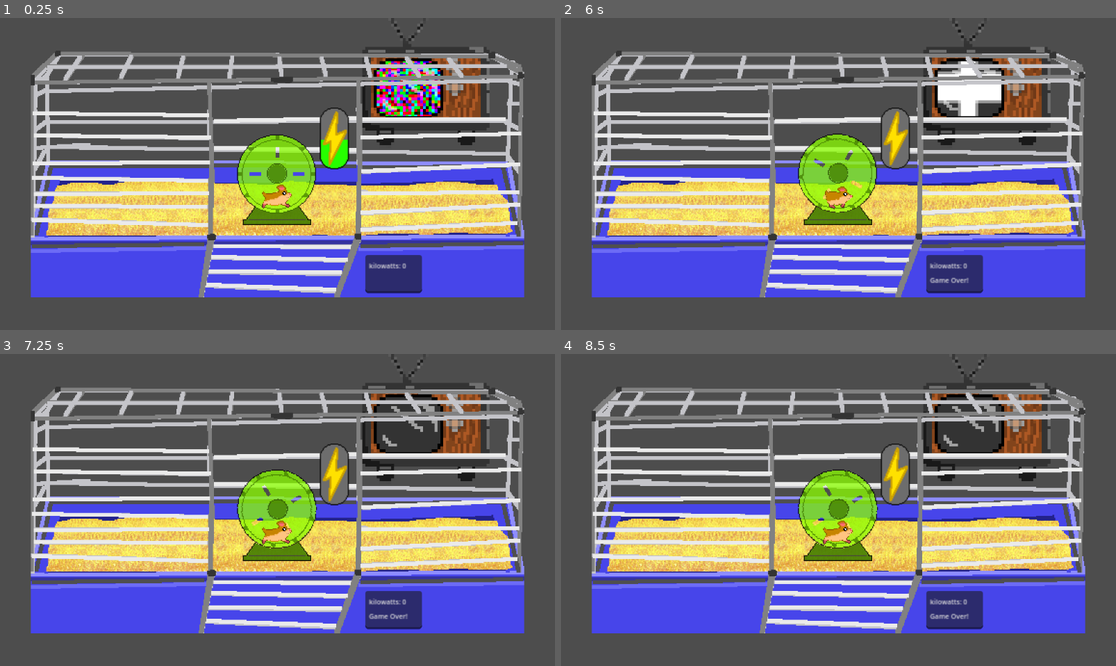
Above: before the commit, frames 1-4 (two rows, left to right).
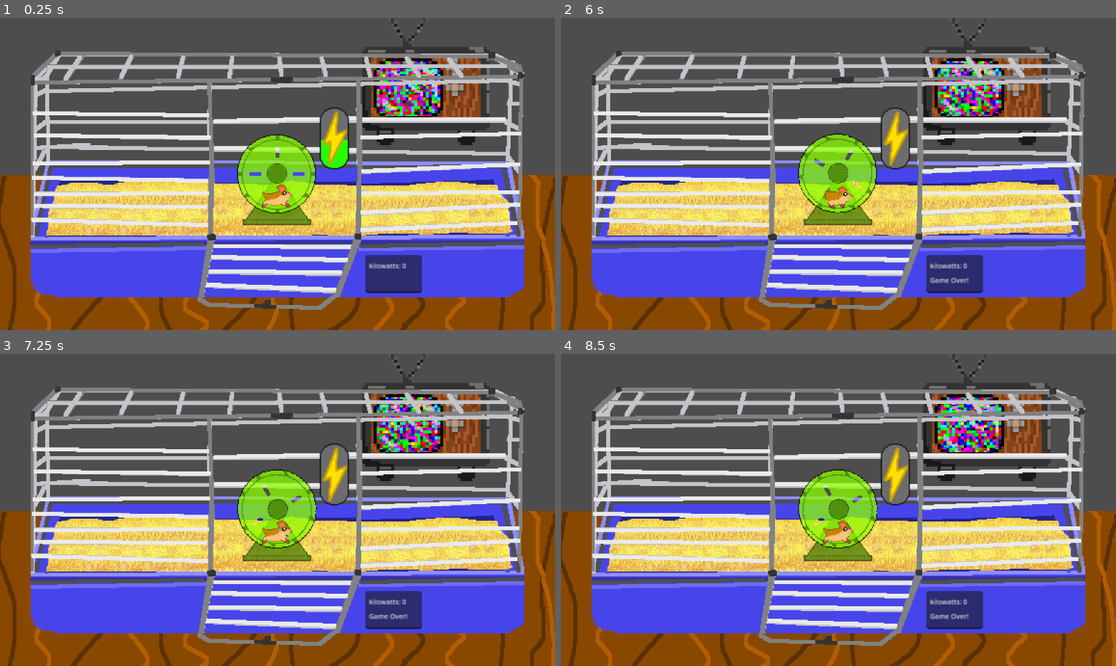
Above: after the commit, the same moments.

Repository: jkingd0n/gmtk-2025
Game: Godot game, scene res://scenes/Main_Game.tscn
Two runs of this game, one before a commit and one after it. Both use one fixed random seed, a clock stepped at 60 frames per second and the inputs below. The project has no main scene, so this scene is started directly.
Inputs:
- Up to frame 1 (0.25 s): no input
- Up to frame 2 (6 s): hold Space (accel) 0.53-1.28 s; hold Space (accel) 2.03-3.53 s; hold Space (accel) from 5.78 s (still down)
- Up to frame 3 (7.25 s): keep holding Space (accel)
- Up to frame 4 (8.5 s): release Space (accel) at 8.03 s

The runs differ from the first frame. In frame 1, 16% of the frame differs, in the area x 0-100%, y 50-100%; in frame 2, 17%, in the area x 0-100%, y 13-100%; in frame 3, 17%; in frame 4, 17%.

Commit message:
wheelstand

Diff:
--- a/prefabs/hammy_run.tscn
+++ b/prefabs/hammy_run.tscn
@@ -29,10 +29,10 @@
 tracks/0/interp = 1
 tracks/0/loop_wrap = true
 tracks/0/keys = {
-"times": PackedFloat32Array(0, 0.5),
-"transitions": PackedFloat32Array(1, 1),
+"times": PackedFloat32Array(0, 0.16, 0.5),
+"transitions": PackedFloat32Array(1, 1, 1),
 "update": 1,
-"values": [0, 2]
+"values": [0, 1, 2]
 }
 
 [sub_resource type="Animation" id="Animation_ki1tk"]
--- a/prefabs/wheel.tscn
+++ b/prefabs/wheel.tscn
@@ -1,7 +1,7 @@
 [gd_scene load_steps=7 format=3 uid="uid://t8yajmow3w0"]
 
 [ext_resource type="Texture2D" uid="uid://cpv7fif6aluhl" path="res://spritesheets/wheel.png" id="1_1wm4p"]
-[ext_resource type="Texture2D" uid="uid://br2yy6j1m3cfo" path="res://spritesheets/wheelstand.png" id="2_5ahx1"]
+[ext_resource type="Texture2D" uid="uid://dsm84dsf3k52q" path="res://spritesheets/stand.png" id="1_5ahx1"]
 [ext_resource type="Script" uid="uid://stquaxh23kwi" path="res://scripts/wheel.gd" id="2_j3485"]
 
 [sub_resource type="Animation" id="Animation_8pfyc"]
@@ -42,17 +42,19 @@
 &"spin": SubResource("Animation_j3485")
 }
 
-[node name="wheel" type="Sprite2D"]
+[node name="Node2D" type="Node2D"]
+
+[node name="wheelstand" type="Sprite2D" parent="."]
+texture = ExtResource("1_5ahx1")
+
+[node name="wheel" type="Sprite2D" parent="."]
 texture_filter = 1
 texture = ExtResource("1_1wm4p")
 hframes = 3
 vframes = 2
 script = ExtResource("2_j3485")
 
-[node name="AnimationPlayer" type="AnimationPlayer" parent="."]
+[node name="AnimationPlayer" type="AnimationPlayer" parent="wheel"]
 libraries = {
 &"": SubResource("AnimationLibrary_vn6tv")
 }
-
-[node name="wheelstand" type="Sprite2D" parent="."]
-texture = ExtResource("2_5ahx1")
--- a/scenes/Main_Game.tscn
+++ b/scenes/Main_Game.tscn
@@ -26,7 +26,7 @@
 texture_repeat = 2
 texture = ExtResource("2_7h5k3")
 region_enabled = true
-region_rect = Rect2(0, 0, 512, 256)
+region_rect = Rect2(0, 0, 600, 350)
 
 [node name="hammy_and_wheel" parent="." instance=ExtResource("2_fcw3y")]
 script = ExtResource("3_nbsk6")
@@ -54,7 +54,6 @@
 
 [connection signal="electricity_update" from="electricity_gauge" to="." method="_on_electricity_gauge_electricity_update"]
 [connection signal="game_over" from="electricity_gauge" to="." method="_on_game_over"]
-[connection signal="game_over" from="electricity_gauge" to="tv" method="_on_game_over"]
 
 [editable path="hammy_and_wheel"]
 [editable path="hammy_and_wheel/wheel"]
--- a/scripts/hammy_and_wheel.gd
+++ b/scripts/hammy_and_wheel.gd
@@ -9,5 +9,5 @@
 		$SmokeNDustP03Vfx1.visible = true
 	else:
 		$SmokeNDustP03Vfx1.visible = false
-	$wheel/AnimationPlayer.speed_scale = new_speed
+	$wheel/wheel/AnimationPlayer.speed_scale = new_speed
 	$hammy_run/AnimationPlayer.speed_scale = new_speed
--- a/scripts/main_game.gd
+++ b/scripts/main_game.gd
@@ -9,7 +9,7 @@
 @export var decelCoefficient = .1
 var game_over : bool = false
 var timestamp_last_pressed : float = 0
-var sweat_threshold = .15
+var sweat_threshold : float = .15
 
 func _input(event):
 	if event.is_action_pressed("accel"):
Binary file changed: spritesheets/cage.png
Binary file added: spritesheets/stand.png
Not shown, changed: spritesheets/stand.png.import
Binary file removed: spritesheets/wheelstand.png
